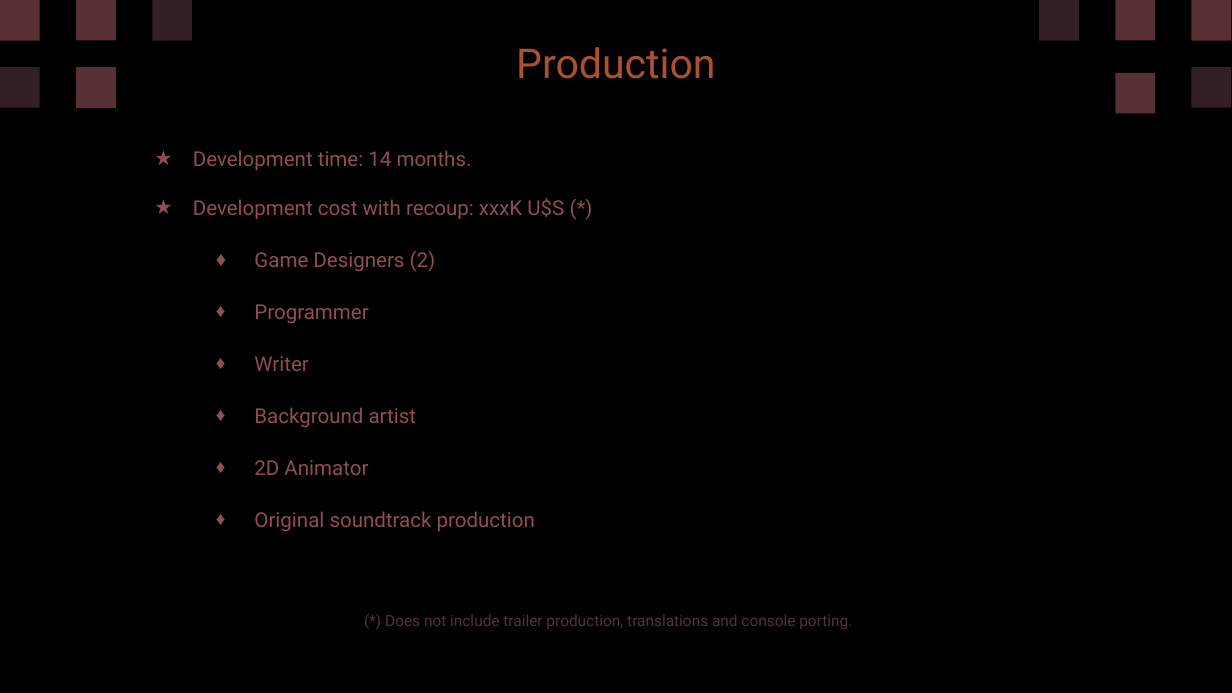
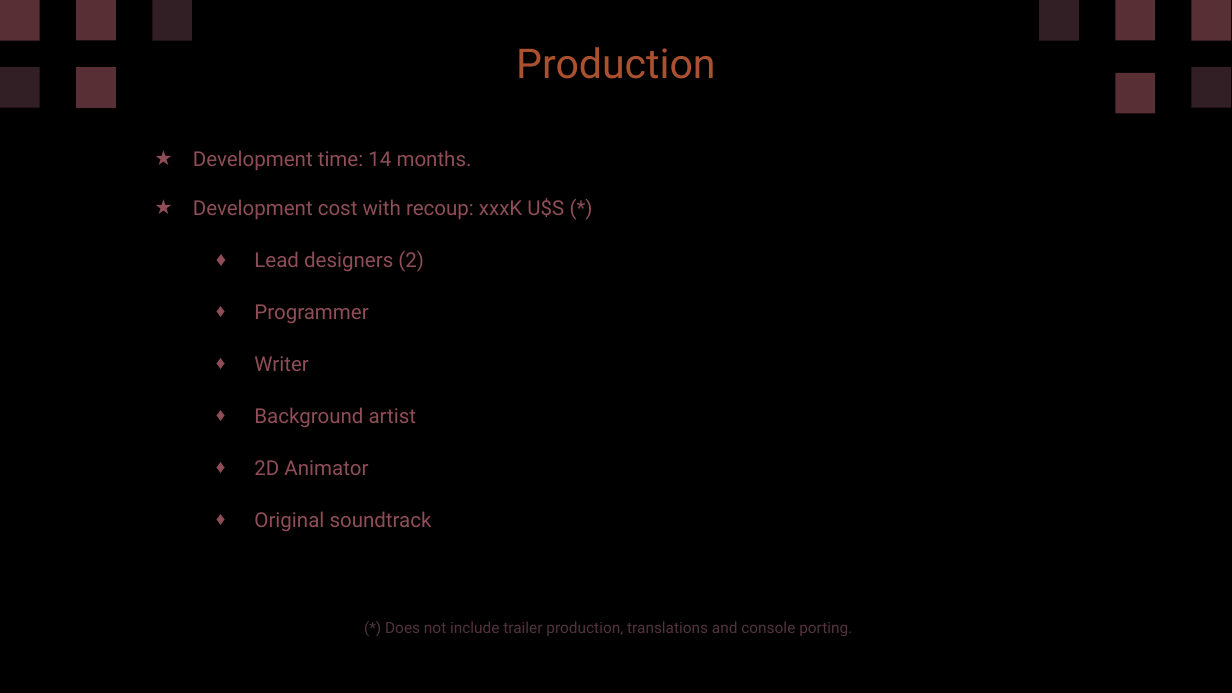
Before and after one commit to diegohcanepa/Remizione, a slide deck: slide 29 of Pitch Deck.pptx (slide 25 before the commit). Drawn at 1232x693 pixels with LibreOffice and Linux fonts; fonts in the diff are those of the drawing. Boxes give left, top, right and bottom in pixels: in the first picture for what was removed or moved away, otherwise in the second. Text is boxed around its words. In the diff, an @@ line names an element or a change of style, - is before the commit and + after.

```diff
--- a/Pitch Deck.pptx
+++ b/Pitch Deck.pptx
@@ subtitle at <box>254,251,424,272</box>: text changed @@
-  ♦ Game Designers (2)
+  ♦ Lead designers (2)
@@ subtitle at <box>254,511,432,531</box>: text changed @@
-  ♦ Original soundtrack production
+  ♦ Original soundtrack
@@ text "(*) Does not include trailer ...": place and size @@
-text "(*) Does not include trailer ..." at <box>385,614,852,629</box>
+text "(*) Does not include trailer ..." at <box>385,621,852,636</box>
```
Also in this commit, not shown: 10 other slides changed, 5 slides added.
